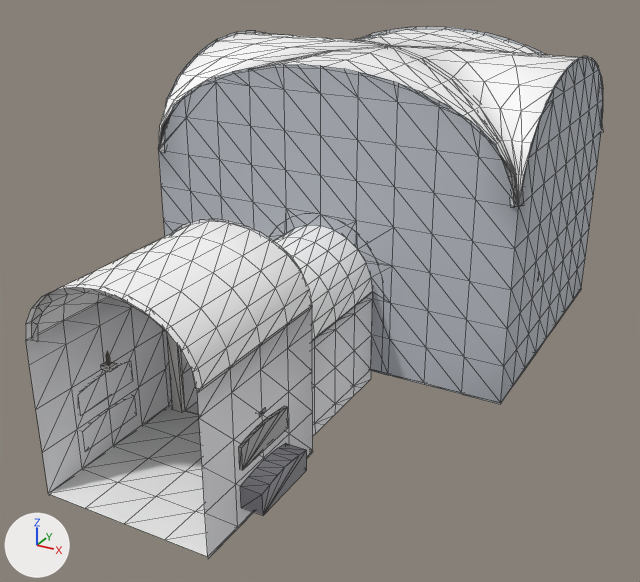
Renders of the glTF model assets/models/crypt/crypt_01_ai.glb from each side of a commit.
Both versions are drawn from a 50 mm lens placed at (10.18, -22.53, 11.17), pointed at (0.26, -4.51, 2.16). The axes (+X, +Y, +Z) are drawn at lower left. The lights are the same throughout. The older version comes first. Mesh edges are drawn as thin lines. Vertices at exactly the same position are counted once.

Objects in the first picture: 'crypt_01_ai'.
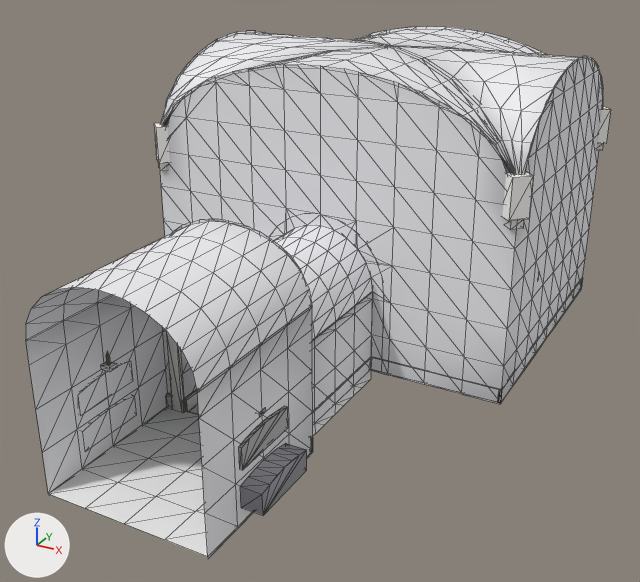
Changed parts and their boxes (x1, y1, x2, y2) in the pictures (640 x 582 px):
'crypt_01_ai', reshaped
    before: (26, 27, 603, 558)
    after: (26, 27, 611, 558)
part 1 of me_crypt_01_ai, deleted
    before: (32, 287, 196, 389)
part 2 of me_crypt_01_ai, built on
    before: (26, 220, 373, 418)
    after: (26, 107, 611, 453)
part 3 of me_crypt_01_ai, recoloured
    both: (148, 31, 603, 455)
part 4 of me_crypt_01_ai, recoloured
    both: (160, 27, 603, 404)
part 5 of me_crypt_01_ai, edited (looks the same)
    both: (26, 29, 578, 372)

Patch to the scene script:
```diff
--- a/assets/models/crypt/crypt_01_ai.glb.py
+++ b/assets/models/crypt/crypt_01_ai.glb.py
@@ me_crypt_01_ai @@
 # used by ob_crypt_01_ai; location = (0.0, 0.0, 0.0)
-me_crypt_01_ai.from_pydata(...)  # 1614 vertices, 2540 faces; spans x -5.1..5.1, y -12.0..4.1, z -0.3..7.7
+me_crypt_01_ai.from_pydata(...)  # 1742 vertices, 2718 faces; spans x -5.2..5.2, y -12.0..4.2, z -0.3..7.7
+# me_crypt_01_ai part 1: the loose piece of 26 vertices spanning x -2.0..2.0, y -11.9, z 3.5..5.0 is deleted
+# me_crypt_01_ai part 2
+# 94 faces are deleted
+# 138 vertices are added at x -5.2..5.2, y -8.1..4.2, z 0.0..4.7
+# 16 new vertices lie (0.0, 0.0, 1.0) away from vertices in x -5.2..5.2, y -4.2..4.2, z 4.7
+# 94 new faces join them, mat_layer_crypt_wall
+# 202 new faces join them, mat_layer_crypt_wall_dressed
+# me_crypt_01_ai part 3: 946 kept faces spanning x -5.1..5.1, y -10.9..4.1, z -0.3..7.6 get new vertex colours
+# me_crypt_01_ai part 4: 680 faces spanning x -5.0..5.0, y -4.0..4.0, z -0.1..7.7 switch from mat_layer_plaster_old to mat_layer_crypt_wall
+# me_crypt_01_ai part 5: 420 faces spanning x -5.0..5.0, y -12.0..4.0, z 2.2..7.6 switch from mat_layer_crypt_vault to mat_layer_crypt_wall
 me_crypt_01_ai.materials.append(mat_layer_crypt_floor)
```
